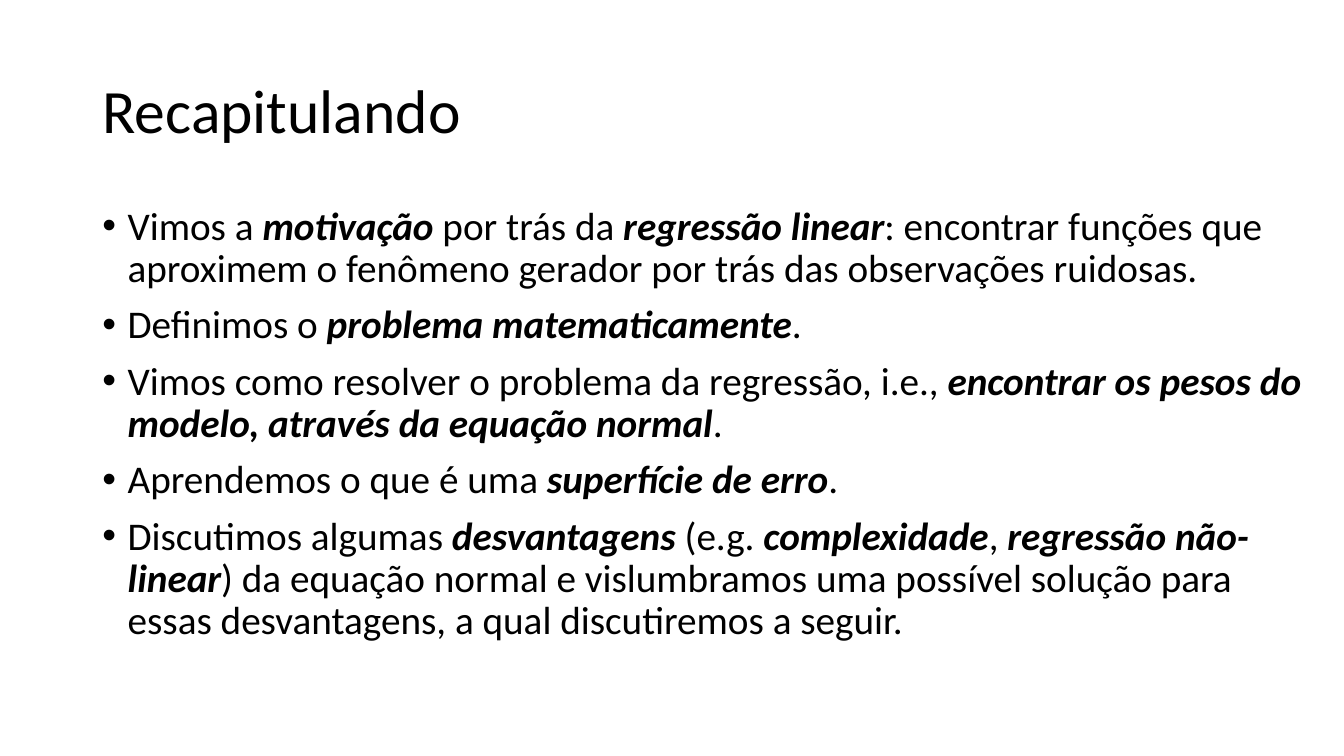
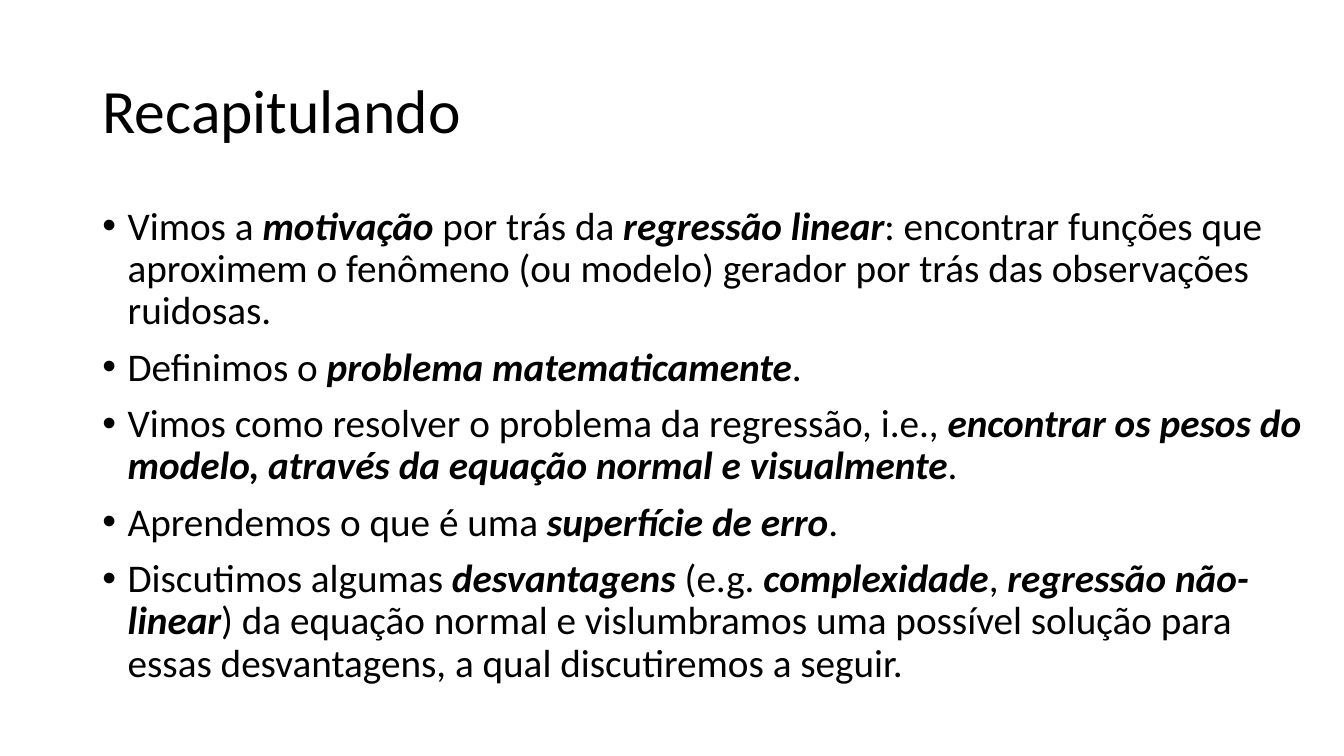
Before and after one commit to zz4fap/t319_aprendizado_de_maquina, a slide deck: slide 2 of slides/T319_Regressão_Linear (Parte II).pptx. Drawn at 1344x756 pixels with LibreOffice and Linux fonts; fonts in the diff are those of the drawing. Boxes give left, top, right and bottom in pixels: in the first picture for what was removed or moved away, otherwise in the second. Text is boxed around its words. In the diff, an @@ line names an element or a change of style, - is before the commit and + after.

```diff
--- a/slides/T319_Regressão_Linear (Parte II).pptx
+++ b/slides/T319_Regressão_Linear (Parte II).pptx
@@ text at bbox=[128, 212, 1263, 325]: text changed @@
-• Vimos a motivação por trás da regressão linear: encontrar funções que aproximem o fenômeno gerador por trás das observações ruidosas.
+• Vimos a motivação por trás da regressão linear: encontrar funções que aproximem o fenômeno (ou modelo) gerador por trás das observações ruidosas.
@@ text at bbox=[128, 409, 1301, 486]: text changed @@
-• Vimos como resolver o problema da regressão, i.e., encontrar os pesos do modelo, através da equação normal.
+• Vimos como resolver o problema da regressão, i.e., encontrar os pesos do modelo, através da equação normal e visualmente.
```
Also in this commit, not shown: 3 other slides changed, 1 slide added, 4 other files.
